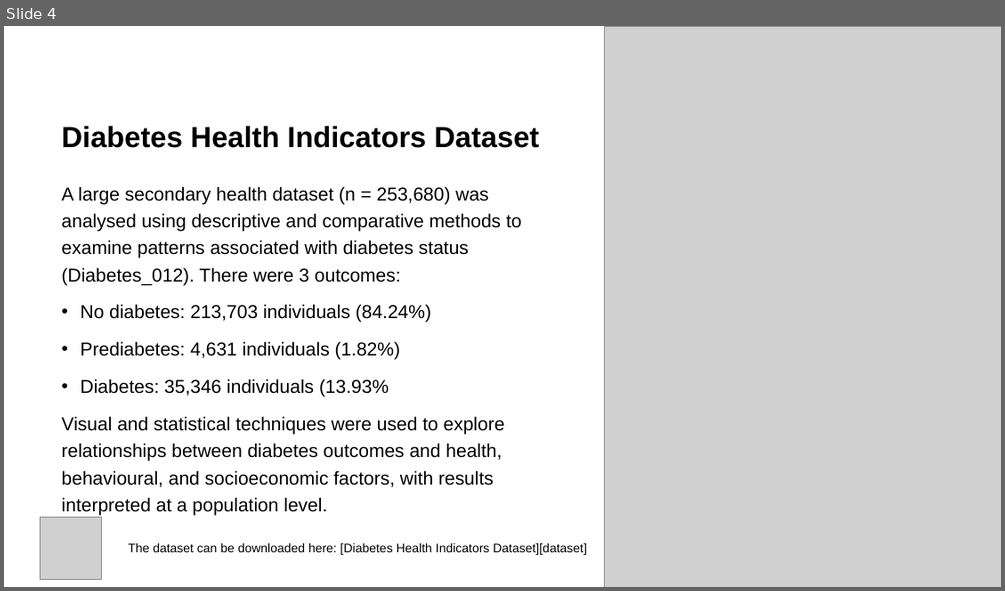
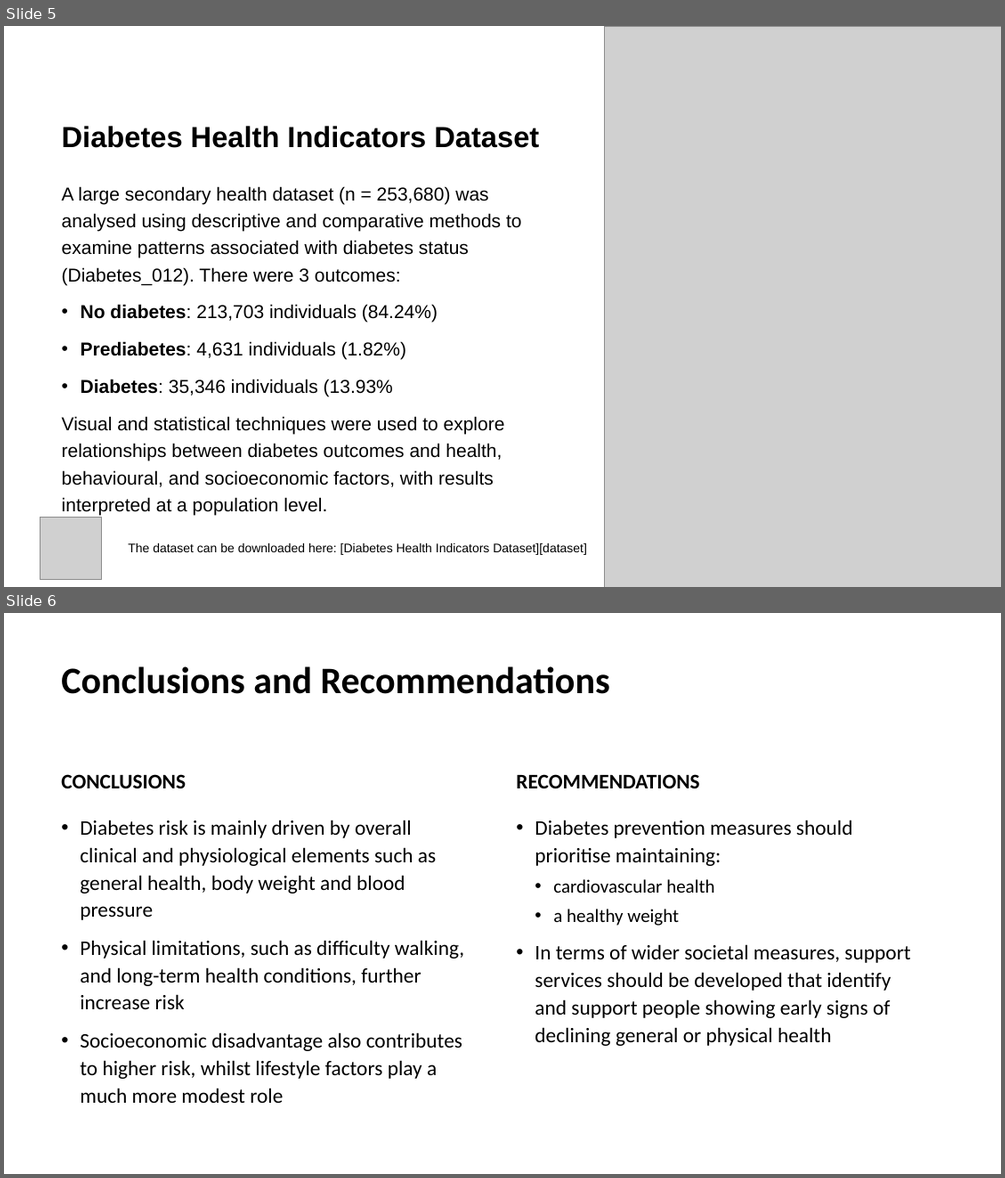
Before and after one commit to teresamcgarry/diabetes, a slide deck: presentation/diabetes_presentation.pptx. Shown one above the other, each under a label of ours: slide 4 before the commit, slides 5 and 6 after it. The pictures are 1005x591 and 1005x1178 pixels, drawn with LibreOffice and Linux fonts; fonts in the diff are those of the drawing; grey boxes stand for pictures. Boxes give left, top, right and bottom in pixels: in the first picture for what was removed or moved away, otherwise in the second. Text is boxed around its words. In the diff, an @@ line names an element or a change of style, - is before the commit and + after.

Commit message:
Diabetes Presentation

```diff
--- a/presentation/diabetes_presentation.pptx
+++ b/presentation/diabetes_presentation.pptx
@@ slide 6 added at bbox=[4, 613, 1001, 1174], background #FFFFFF @@
@@ title added at bbox=[61, 666, 610, 694], 36 pt, text #000000, bold @@
+Conclusions and Recommendations
@@ text added at bbox=[61, 774, 186, 788], 20 pt, text #000000, bold @@
+CONCLUSIONS
@@ text added at bbox=[516, 774, 699, 788], 20 pt, text #000000, bold @@
+RECOMMENDATIONS
@@ text added at bbox=[80, 819, 464, 1103], 20 pt, text #000000 @@
+• Diabetes risk is mainly driven by overall clinical and physiological elements such as general health, body weight and blood pressure
+• Physical limitations, such as difficulty walking, and long-term health conditions, further increase risk
+• Socioeconomic disadvantage also contributes to higher risk, whilst lifestyle factors play a much more modest role
@@ text added at bbox=[534, 819, 910, 1046], 20 pt, text #000000 @@
+• Diabetes prevention measures should prioritise maintaining:
+  • cardiovascular health
+  • a healthy weight
+• In terms of wider societal measures, support services should be developed that identify and support people showing early signs of declining general or physical health
@@ what was slide 4 is now slide 5 @@
@@ slide 5 changed as well @@
@@ text at bbox=[81, 304, 437, 397]: bold on in "No diabetes:", "Prediabetes:", "Diabetes:" @@
```
Also in this commit, not shown: 9 other slides changed, 2 other slides added, 2 slides removed.
